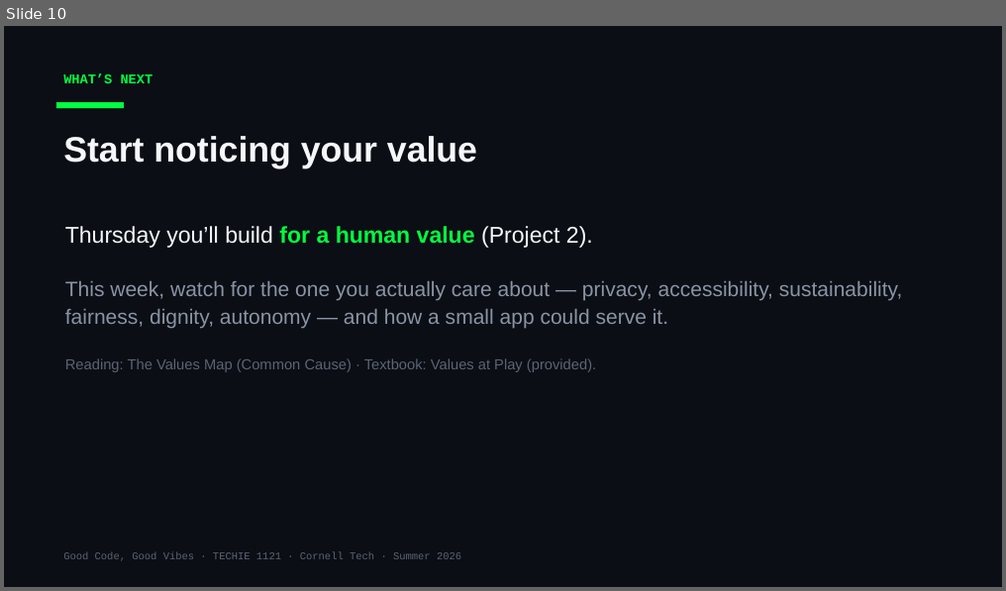
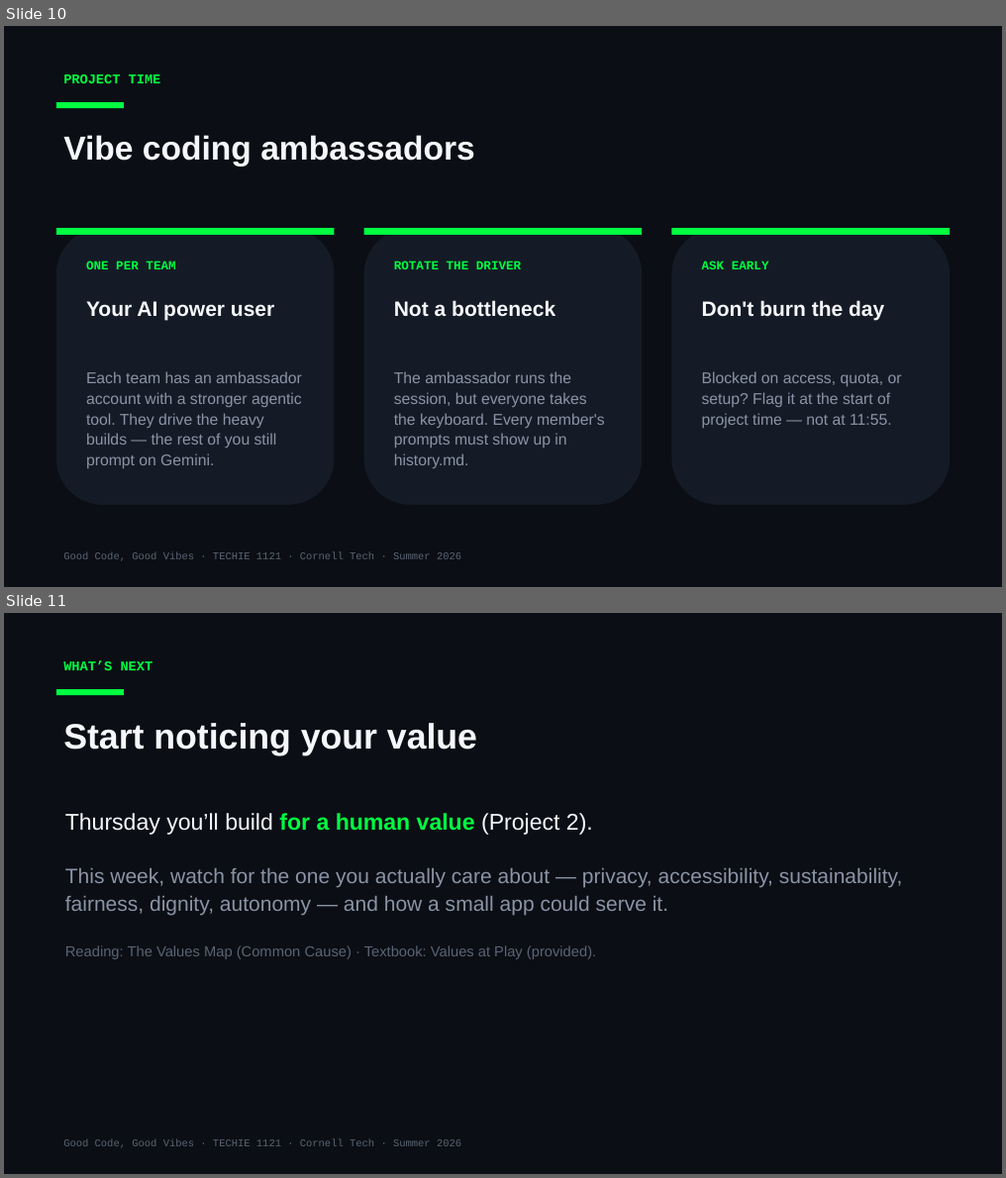
Before and after one commit to Cornell-Tech-Vibe-Coding-Summer-2026/website, a slide deck: slides/Week2-Mon-Values-In-Vibe-Coding.pptx. Shown one above the other, each under a label of ours: slide 10 before the commit, slides 10 and 11 after it. The pictures are 1006x591 and 1006x1178 pixels, drawn with LibreOffice and Linux fonts; fonts in the diff are those of the drawing. Boxes give left, top, right and bottom in pixels: in the first picture for what was removed or moved away, otherwise in the second. Text is boxed around its words. In the diff, an @@ line names an element or a change of style, - is before the commit and + after.

```diff
--- a/slides/Week2-Mon-Values-In-Vibe-Coding.pptx
+++ b/slides/Week2-Mon-Values-In-Vibe-Coding.pptx
@@ slide 10 added at (x1=4, y1=26, x2=1002, y2=587), background #0B0E14 @@
@@ text added at (x1=63, y1=75, x2=161, y2=83), 13 pt, text #00FF41, bold @@
+PROJECT TIME
@@ rectangle added at (x1=56, y1=102, x2=124, y2=108), fill #00FF41 @@
@@ text added at (x1=63, y1=135, x2=475, y2=167), 32 pt, text #F5F7FA, bold @@
+Vibe coding ambassadors
@@ rounded rectangle added at (x1=56, y1=228, x2=334, y2=505), fill #151B26 @@
@@ rectangle added at (x1=56, y1=228, x2=334, y2=235), fill #00FF41 @@
@@ rounded rectangle added at (x1=364, y1=228, x2=642, y2=505), fill #151B26 @@
@@ rectangle added at (x1=364, y1=228, x2=642, y2=235), fill #00FF41 @@
@@ rounded rectangle added at (x1=672, y1=228, x2=949, y2=505), fill #151B26 @@
@@ rectangle added at (x1=672, y1=228, x2=949, y2=235), fill #00FF41 @@
@@ text added at (x1=86, y1=261, x2=175, y2=270), 12 pt, text #00FF41, bold @@
+ONE PER TEAM
@@ text added at (x1=394, y1=261, x2=521, y2=270), 12 pt, text #00FF41, bold @@
+ROTATE THE DRIVER
@@ text added at (x1=702, y1=261, x2=769, y2=270), 12 pt, text #00FF41, bold @@
+ASK EARLY
@@ text added at (x1=86, y1=301, x2=274, y2=320), 20 pt, text #F5F7FA, bold @@
+Your AI power user
@@ text added at (x1=394, y1=300, x2=555, y2=316), 20 pt, text #F5F7FA, bold @@
+Not a bottleneck
@@ text added at (x1=702, y1=300, x2=884, y2=320), 20 pt, text #F5F7FA, bold @@
+Don't burn the day
@@ text added at (x1=86, y1=372, x2=302, y2=469), 15 pt, text #8A94A6 @@
+Each team has an ambassador account with a stronger agentic tool. They drive the heavy builds — the rest of you still prompt on Gemini.
@@ text added at (x1=394, y1=372, x2=605, y2=469), 15 pt, text #8A94A6 @@
+The ambassador runs the session, but everyone takes the keyboard. Every member's prompts must show up in history.md.
@@ text added at (x1=702, y1=372, x2=902, y2=428), 15 pt, text #8A94A6 @@
+Blocked on access, quota, or setup? Flag it at the start of project time — not at 11:55.
@@ text added at (x1=63, y1=553, x2=461, y2=562), 10 pt, text #5A6474 @@
+Good Code, Good Vibes · TECHIE 1121 · Cornell Tech · Summer 2026
@@ what was slide 10 is now slide 11 @@
```
Also in this commit, not shown: 1 slide changed, 3 other files.
